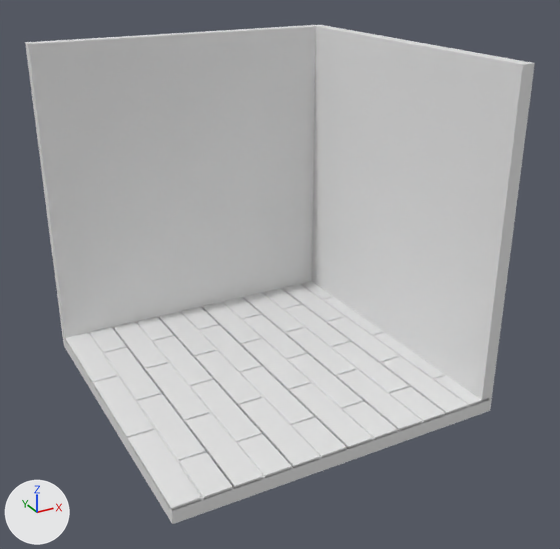
The Blender file room.blend: old version first, new version second.
Both versions are drawn from a camera (50 mm lens) standing at (-3.95, -7.68, 5.2) and looking at (0.1, -0.31, 1.52). The axes (+X, +Y, +Z) are drawn at lower left. The lights are the same throughout.
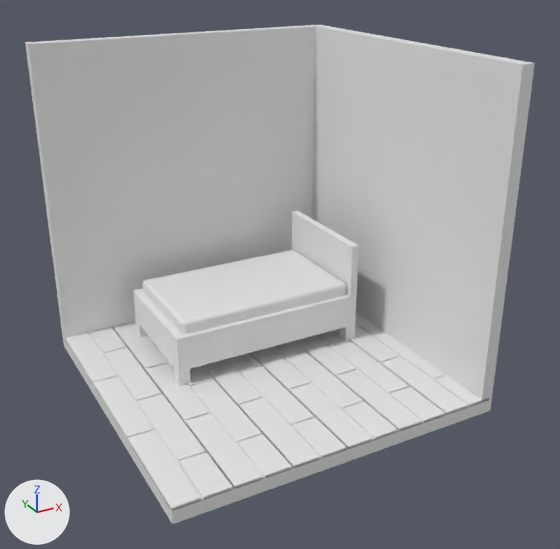
What differs and where, as boxes (x1, y1, x2, y2) in the pictures (560 x 549 px):
'bed frame', added
    after: (133, 211, 359, 386)
'mattress', added
    after: (143, 250, 346, 334)

Edits to the bpy script that builds the scene:
```text
Add me_cube_005:
    me_cube_005.from_pydata(...)  # 138 vertices, 144 faces; spans x -0.07..2.47, y -0.07..1.48, z -0.38..0.96
Add me_cube_004:
    me_cube_004.from_pydata(...)  # a box spanning x -1.17..1.17, y -0.71..0.71, z -0.14..0.08
    me_cube_004.polygons.foreach_set('use_smooth', [True] * 6)
Add ob_bed_frame:
    ob_bed_frame = bpy.data.objects.new('bed frame', me_cube_005)
    ob_bed_frame.location = (-1.05, 0.05, 0.58)
    _m = ob_bed_frame.modifiers.new('Bevel', 'BEVEL')
    _m.width = 0.003
    _m.width_pct = 0.003
Add ob_mattress:
    ob_mattress = bpy.data.objects.new('mattress', me_cube_004)
    ob_mattress.location = (0.14, 0.75, 0.92)
    _m = ob_mattress.modifiers.new('Bevel', 'BEVEL')
    _m.width = 0.048
    _m.width_pct = 0.048
    _m.segments = 4
```
